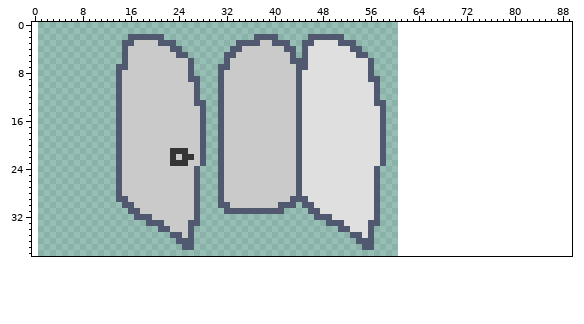
Pixel-art file: assets/door1.aseprite. The picture above was drawn from the file before the commit.
60x39 pixels, 1 frame. The old version is drawn lined up with the new one, on the new canvas.
New version:
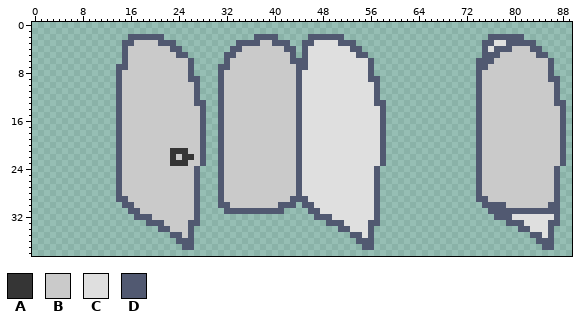
Palette (. is transparent): A #353535  B #cacaca  C #dfdfdf  D #515971
The exact change:
canvas 60x39 -> 90x39, the old top-left corner now at 1,0
Changed rows in their new state; - is an unchanged pixel.
first column x 74:
 2 --DDDDDD-------
 3 -DDCCDDDDD-----
 4 -DCDDDBBBDD----
 5 -DDDBBBBBBDD---
 6 DDDBBBBBBBBBD--
 7 DDBBBBBBBBBBD--
 8 DBBBBBBBBBBBD--
 9 DBBBBBBBBBBBDD-
10 DBBBBBBBBBBBBD-
11 DBBBBBBBBBBBBD-
12 DBBBBBBBBBBBBD-
13 DBBBBBBBBBBBBDD
14 DBBBBBBBBBBBBBD
15 DBBBBBBBBBBBBBD
16 DBBBBBBBBBBBBBD
17 DBBBBBBBBBBBBBD
18 DBBBBBBBBBBBBBD
19 DBBBBBBBBBBBBBD
20 DBBBBBBBBBBBBBD
21 DBBBBBBBBBBBBBD
22 DBBBBBBBBBBBBBD
23 DBBBBBBBBBBBBBD
24 DBBBBBBBBBBBBD-
25 DBBBBBBBBBBBBD-
26 DBBBBBBBBBBBBD-
27 DBBBBBBBBBBBBD-
28 DBBBBBBBBBBBBD-
29 DDBBBBBBBBBBBD-
30 -DDDDBBBBBBBDD-
31 --DDDDDDDDDDDD-
32 ---DDDCCCCCCCD-
33 -----DDDCCCCDD-
34 -------DDCCCD--
35 ---------DDCD--
36 ----------DDD--
37 -----------DD--
Pixel boxes of the changes (left, top, right, bottom) in both pictures:
added: (476, 34, 566, 250)
